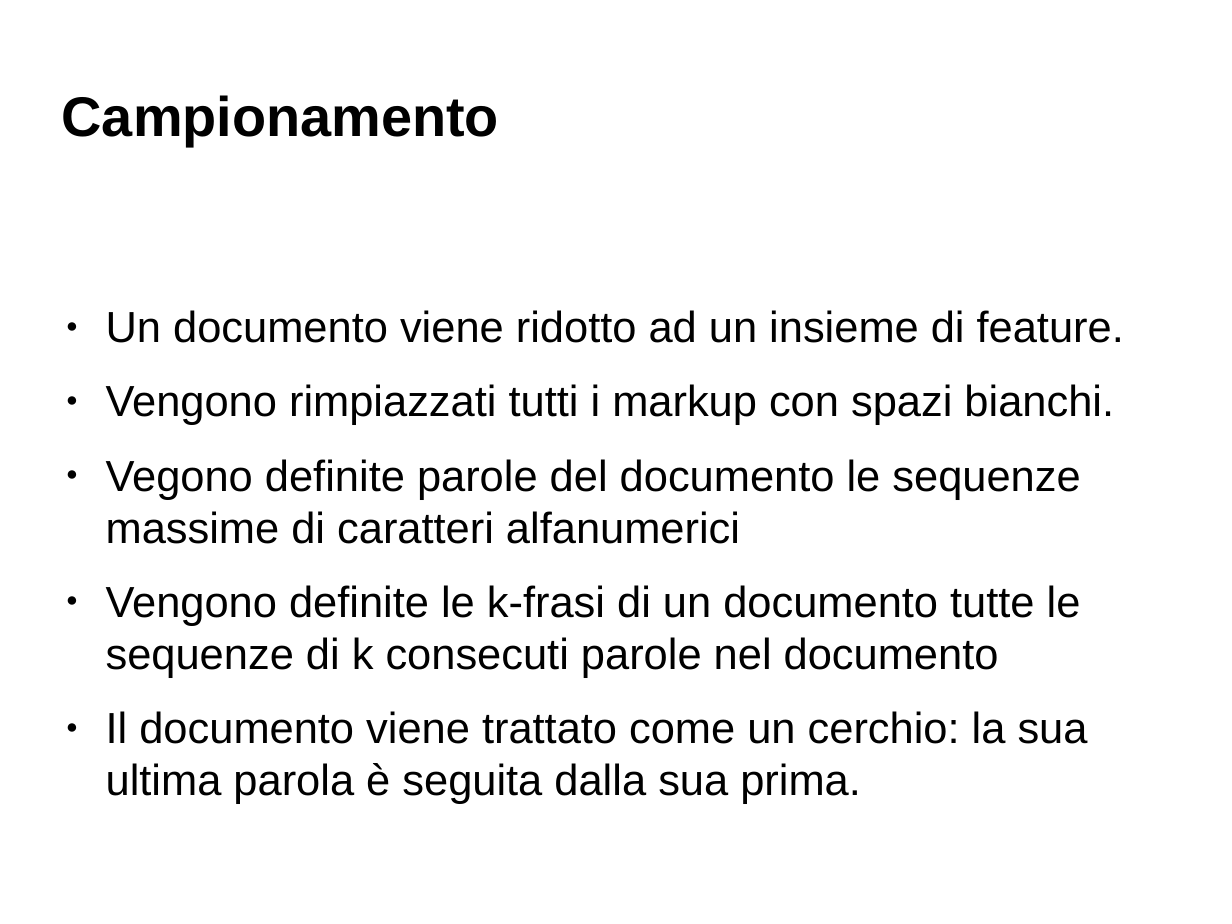
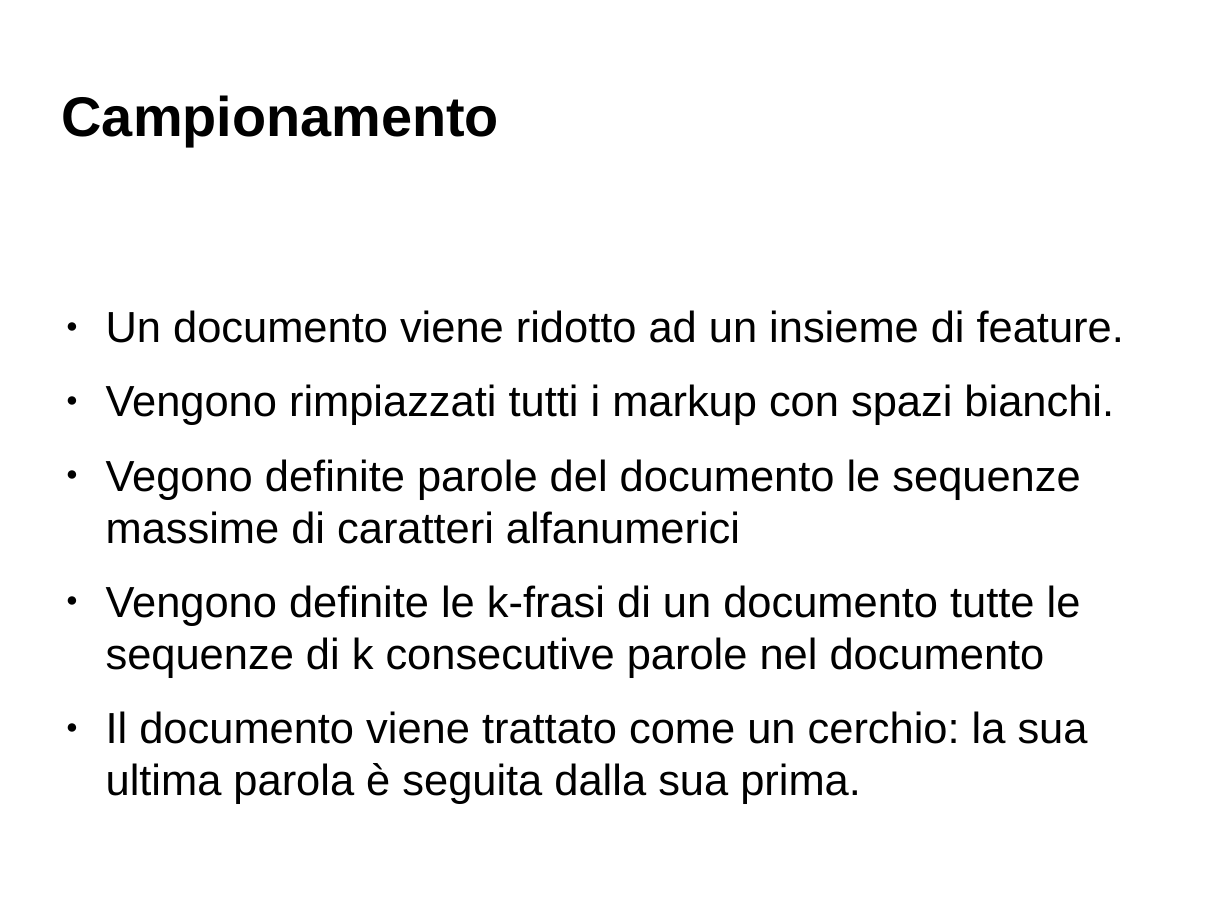
Before and after one commit to Toolanto/presentation, a slide deck: slide 25 of presentazione.odp. Drawn at 1232x924 pixels with LibreOffice and Linux fonts; fonts in the diff are those of the drawing; background and template pictures are left out. Boxes give left, top, right and bottom in pixels: in the first picture for what was removed or moved away, otherwise in the second. Text is boxed around its words. In the diff, an @@ line names an element or a change of style, - is before the commit and + after.

```diff
--- a/presentazione.odp
+++ b/presentazione.odp
@@ text at (x1=106, y1=585, x2=1081, y2=678): text changed @@
-● Vengono definite le k-frasi di un documento tutte le sequenze di k consecuti parole nel documento
+● Vengono definite le k-frasi di un documento tutte le sequenze di k consecutive parole nel documento
```
Also in this commit, not shown: 7 other slides changed, 3 slides added, 1 slide removed.
